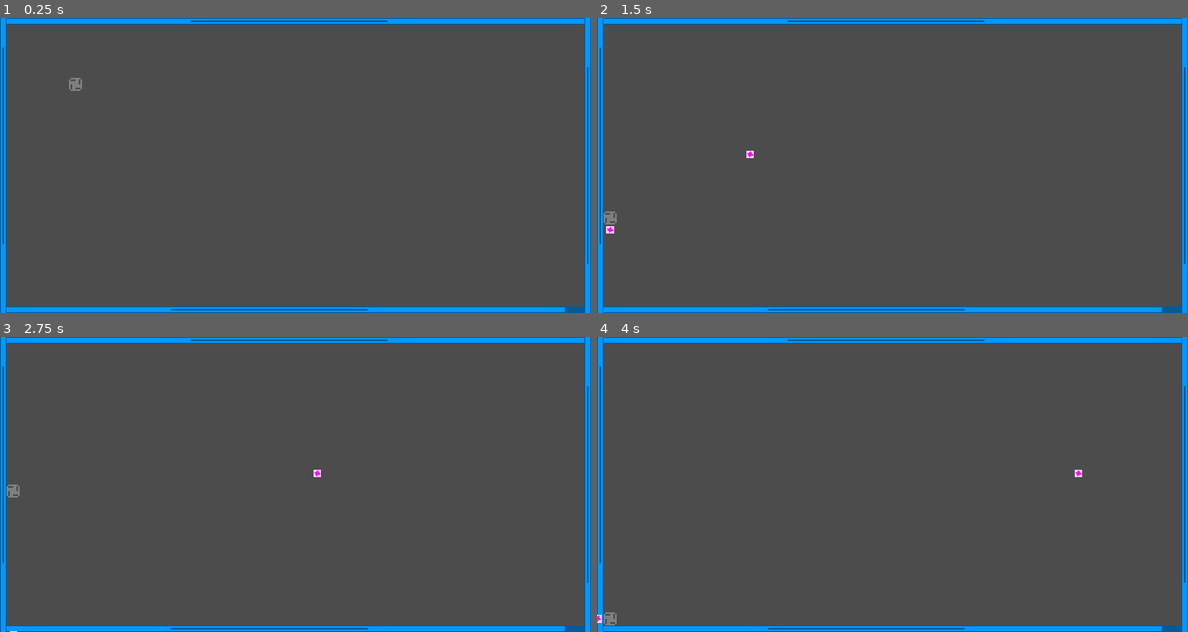
Above: before the commit, frames 1-4 (two rows, left to right).
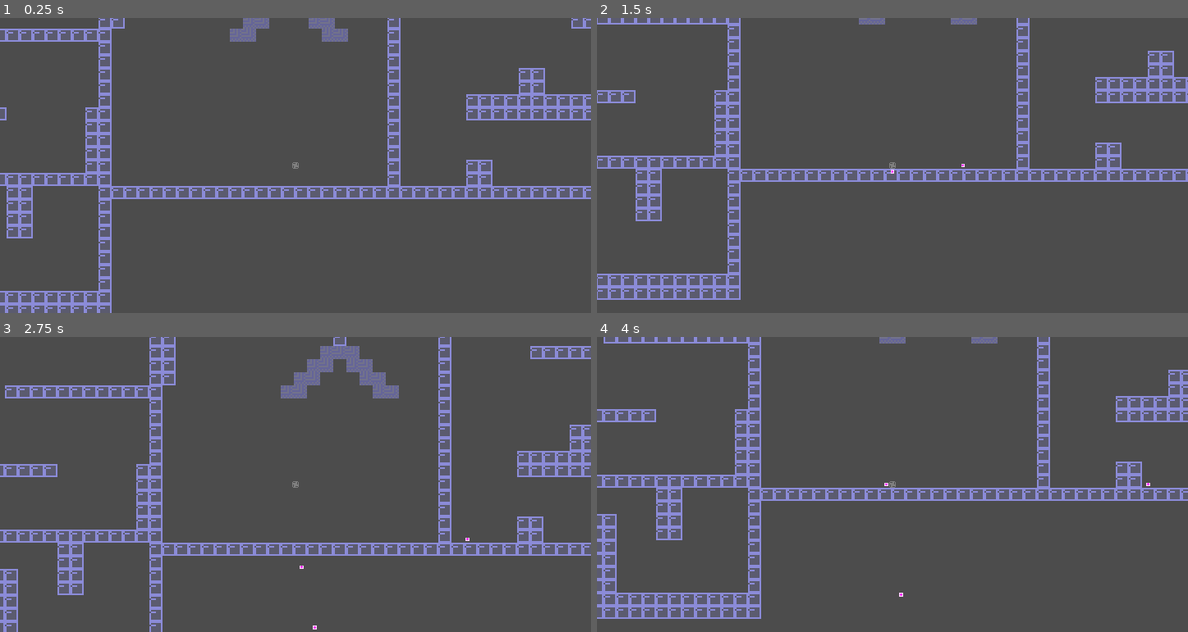
Above: after the commit, the same moments.

Repository: Elaech/GameDesign
Game: Godot game, scene res://MiscAndTemporaryScenes/Sandbox1.tscn
The game is run twice, just before and just after one commit, with the same random seed, the same clock (stepped at 60 frames per second) and the same inputs. Before the commit the project starts from res://Levels/TestLevel.tscn.
Inputs:
- Up to frame 1 (0.25 s): no input
- Up to frame 2 (1.5 s): hold D 0.53-1.28 s; hold R 0.53-1.28 s; hold S from 1.28 s (still down); tap R at 1.35 s
- Up to frame 3 (2.75 s): release S at 2.03 s; hold D from 2.03 s (still down); hold R from 2.03 s (still down)
- Up to frame 4 (4 s): release D at 2.78 s; release R at 2.78 s; hold W 2.78-3.53 s; tap R at 2.85 s; hold A from 3.53 s (still down); hold R from 3.53 s (still down)

The runs differ from the first frame. In frame 1, 20% of the frame differs, in the area x 0-100%, y 0-100%; in frame 2, 20%; in frame 3, 22%; in frame 4, 20%.

Commit message:
Some Small Adjusts for First Build

Diff:
--- a/DroneGame/project.godot
+++ b/DroneGame/project.godot
@@ -16,13 +16,13 @@
 [application]
 
 config/name="DroneGame"
-run/main_scene="res://Levels/TestLevel.tscn"
+run/main_scene="res://MiscAndTemporaryScenes/Sandbox1.tscn"
 config/icon="res://icon.png"
 
 [display]
 
-window/size/width=180
-window/size/height=90
+window/size/width=360
+window/size/height=180
 window/size/test_width=1280
 window/size/test_height=720
 window/stretch/mode="2d"
